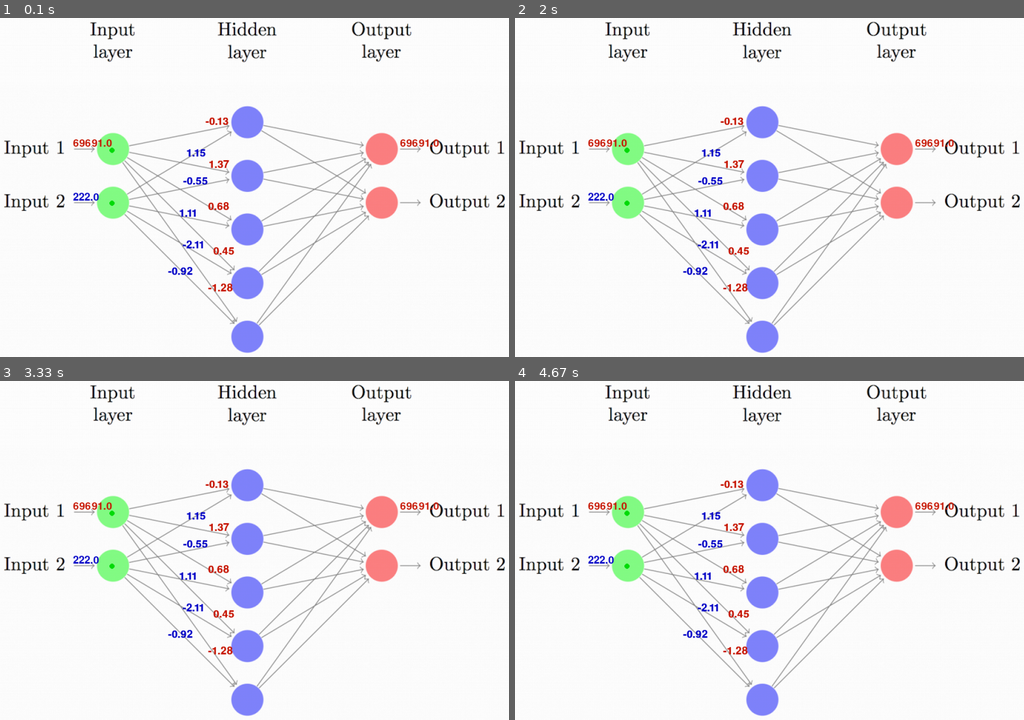
Above: before the commit, frames 1-4 (two rows, left to right).
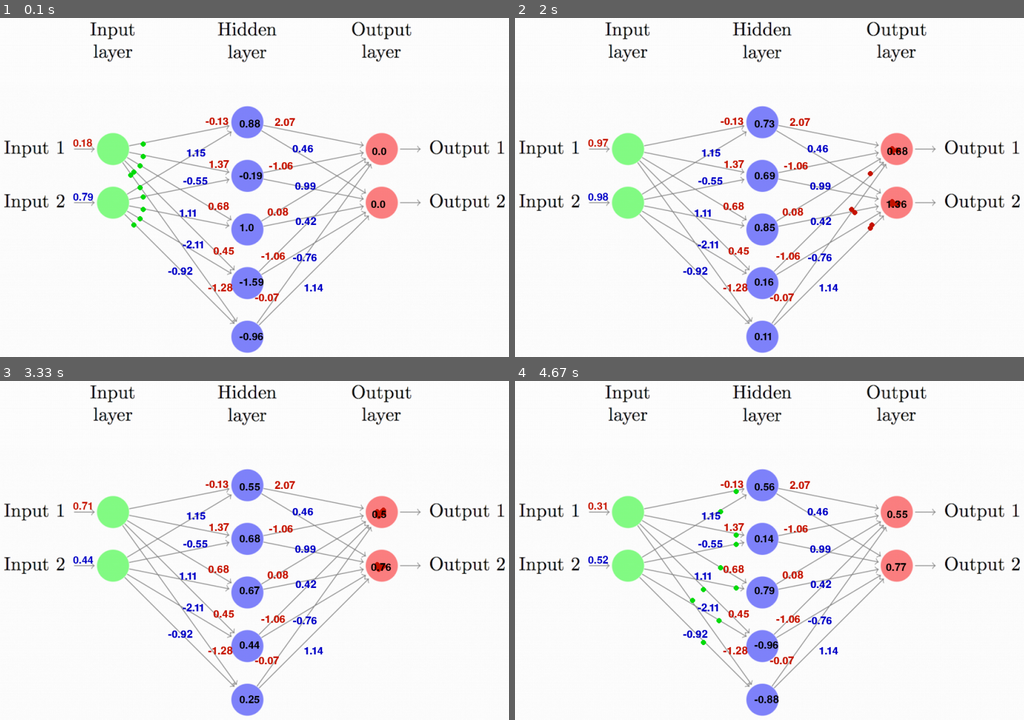
Above: after the commit, the same moments.

Repository: ElliotVilhelm/NeuralNetVisualization
Game: pygame game, started from Neural_Sim.py
Two runs of this game, one before a commit and one after it. Both use one fixed random seed, a clock stepped at 60 frames per second and the inputs below.
Inputs:
- Up to frame 1 (0.1 s): no input
- Up to frame 2 (2 s): no input
- Up to frame 3 (3.33 s): no input
- Up to frame 4 (4.67 s): no input

The runs differ from the first frame. In frame 1, 1.4% of the frame differs, in the area x 14-87%, y 29-96%; in frame 2, 1.4%; in frame 3, 1.4%; in frame 4, 1.5%.

Commit message:
COMM1T IS L1T

Diff:
--- /dev/null
+++ b/NN_Coordinates.py
@@ -0,0 +1,46 @@
+FPS = 30
+SCREEN_WIDTH = 1100
+SCREEN_HEIGHT = 700
+SCREEN_SIZE = (SCREEN_WIDTH, SCREEN_HEIGHT)
+NEURON_SIZE = 50
+RED = (200, 20, 0)
+GREEN = (0, 220, 10)
+BLUE = (0, 0, 200)
+BLACK = (0,0,0)
+
+
+
+
+# CONSTANTS
+# yes its hard coded what did you think >.<
+C_1_1_1 = [[235,255],[495,202],[754,254]]
+C_1_1_2 = [[235,255],[495,202],[754,358]]
+C_1_2_1 = [[235,255],[495,306],[754,358]]
+C_1_2_2 = [[235,255],[495,306],[754,358]]
+C_1_3_1 = [[235,255],[495,410],[754,255]]
+C_1_3_2 = [[235,255],[495,410],[754,358]]
+C_1_4_1 = [[235,255],[495,514],[754,254]]
+C_1_4_2 = [[235,255],[495,514],[754,358]]
+C_1_5_1 = [[235,255],[495,617],[754,254]]
+C_1_5_2 = [[235,255],[495,617],[754,358]]
+
+C_2_1_1 = [[235,357],[495,202],[754,254]]
+C_2_1_2 = [[235,357],[495,202],[754,358]]
+C_2_2_1 = [[235,357],[495,306],[754,358]]
+C_2_2_2 = [[235,357],[495,306],[754,358]]
+C_2_3_1 = [[235,357],[495,410],[754,254]]
+C_2_3_2 = [[235,357],[495,410],[754,358]]
+C_2_4_1 = [[235,357],[495,514],[754,254]]
+C_2_4_2 = [[235,357],[495,514],[754,358]]
+C_2_5_1 = [[235,357],[495,617],[754,254]]
+C_2_5_2 = [[235,357],[495,617],[754,358]]
+
+
+W1_C_1 = [[415,190],[421,273],[420,354],[430,440],[420,511]]
+W1_C_2 = [[378,251],[372,305],[364,367],[371,428],[343,479]]
+W2_C_1 = [[548,192],[537,276],[534,365],[522,450],[510,530]]
+W2_C_2 = [[582,243],[587,315],[588,383],[583,453],[604,511]]
+
+
+HIDDEN_C = [[480,195],[480,295],[480,395],[480,500],[480,605]]
+OUT_C = [[735,248],[733,350]]
--- a/Neural_Sim.py
+++ b/Neural_Sim.py
@@ -2,6 +2,7 @@
 import time
 import math
 import numpy as np
+import NN_Coordinates as cd
 FPS = 30
 SCREEN_WIDTH = 1100
 SCREEN_HEIGHT = 700
@@ -11,91 +12,91 @@
 GREEN = (0, 220, 10)
 BLUE = (0, 0, 200)
 BLACK = (0,0,0)
-# yes its hard coded what did you think >.<
-C_1_1_1 = [[235,255],[495,202],[754,254]]
-C_1_1_2 = [[235,255],[495,202],[754,358]]
-C_1_2_1 = [[235,255],[495,306],[754,358]]
-C_1_2_2 = [[235,255],[495,306],[754,358]]
-C_1_3_1 = [[235,255],[495,410],[754,255]]
-C_1_3_2 = [[235,255],[495,410],[754,358]]
-C_1_4_1 = [[235,255],[495,514],[754,254]]
-C_1_4_2 = [[235,255],[495,514],[754,358]]
-C_1_5_1 = [[235,255],[495,617],[754,254]]
-C_1_5_2 = [[235,255],[495,617],[754,358]]
-
-C_2_1_1 = [[235,357],[495,202],[754,254]]
-C_2_1_2 = [[235,357],[495,202],[754,358]]
-C_2_2_1 = [[235,357],[495,306],[754,358]]
-C_2_2_2 = [[235,357],[495,306],[754,358]]
-C_2_3_1 = [[235,357],[495,410],[754,254]]
-C_2_3_2 = [[235,357],[495,410],[754,358]]
-C_2_4_1 = [[235,357],[495,514],[754,254]]
-C_2_4_2 = [[235,357],[495,514],[754,358]]
-C_2_5_1 = [[235,357],[495,617],[754,254]]
-C_2_5_2 = [[235,357],[495,617],[754,358]]
-
-X = np.array([[69691,222],[2,2],[1.1,2.2]])
-print("X: ", X)
-
-W1_C_1 = [[415,190],[421,273],[420,354],[430,440],[420,511]]
-W1_C_2 = [[378,251],[372,305],[364,367],[371,428],[343,479]]
-
+
+##########      DATA     ##################
+X = np.round(np.random.rand(20,2),2)
+
+
+##########  SIMULATION   ##################
 class Sim(object):
     def __init__(self, screen):
         self.run_sim = True
-        self.input_layer = []
-        # self.initialize_display(screen)
-
+        self.show_Weights = True
+        self.clear = True
+        self.f_stage = 0
+        self.input_pos = 0
+        self.initialize_display(screen)
+
+        self.NN = Neural_Network()
+
+    def initialize_display(self, sceen):
+        self.small_font = pygame.font.SysFont(None, 30)
         self.BackGround = Background('nn.png', [0,0])
-        self.Blobs =[Blob(C_1_1_1), Blob(C_1_1_2)]
-        self.Blobs.extend((Blob(C_1_2_1),Blob(C_1_2_2)))
-        self.Blobs.extend((Blob(C_1_3_1),Blob(C_1_3_2)))
-        self.Blobs.extend((Blob(C_1_4_1),Blob(C_1_4_2)))
-        self.Blobs.extend((Blob(C_1_5_1),Blob(C_1_5_2)))
-        self.Blobs.extend((Blob(C_2_1_1),Blob(C_2_1_2)))
-        self.Blobs.extend((Blob(C_2_2_1),Blob(C_2_2_2)))
-        self.Blobs.extend((Blob(C_2_3_1),Blob(C_2_3_2)))
-        self.Blobs.extend((Blob(C_2_4_1),Blob(C_2_4_2)))
-        self.Blobs.extend((Blob(C_2_5_1),Blob(C_2_5_2)))
-        self.clear = True
-
-        self.NN = Neural_Network()
-        self.show_Weights = True
-        self.small_font = pygame.font.SysFont(None, 30)
-
-
-
+
+        self.Blobs =[Blob(cd.C_1_1_1), Blob(cd.C_1_1_2)]
+        self.Blobs.extend((Blob(cd.C_1_2_1),Blob(cd.C_1_2_2)))
+        self.Blobs.extend((Blob(cd.C_1_3_1),Blob(cd.C_1_3_2)))
+        self.Blobs.extend((Blob(cd.C_1_4_1),Blob(cd.C_1_4_2)))
+        self.Blobs.extend((Blob(cd.C_1_5_1),Blob(cd.C_1_5_2)))
+        self.Blobs.extend((Blob(cd.C_2_1_1),Blob(cd.C_2_1_2)))
+        self.Blobs.extend((Blob(cd.C_2_2_1),Blob(cd.C_2_2_2)))
+        self.Blobs.extend((Blob(cd.C_2_3_1),Blob(cd.C_2_3_2)))
+        self.Blobs.extend((Blob(cd.C_2_4_1),Blob(cd.C_2_4_2)))
+        self.Blobs.extend((Blob(cd.C_2_5_1),Blob(cd.C_2_5_2)))
 
     def process_events(self, screen):
-
         if self.run_sim is True:
-
+            self.display_frame(screen)
             for blob in enumerate(self.Blobs):
                 blob[1].move()
-
-            self.display_frame(screen)
             for event in pygame.event.get():
                 if event.type is pygame.KEYDOWN:
                     if event.key is pygame.K_x:
                         # pygame.display.quit()
                         pygame.quit()
-                    if event.key is pygame.K_g:
-
-                        if self.clear is True:
-                            for blob in enumerate(self.Blobs):
-                                blob[1].step = True
-                                blob[1].move()
-                            self.NN.forward_W1(X[0,:])
-
-
+                    # if event.key is pygame.K_g:
+                    #     if self.clear is True:
+                    #         if self.f_stage is 0 or self.f_stage is 2:
+                    #             for blob in enumerate(self.Blobs):
+                    #                 blob[1].step = True
+                    #                 blob[1].move()
+                    #         self.f_stage += 1
+                    #         self.NN.forward_step(self.f_stage, X[self.input_pos,:])
+                    #         print("f_stage: ", self.f_stage)
+                    #         if self.f_stage is 5:
+                    #             for blob in enumerate(self.Blobs):
+                    #                 blob[1].Reset = True
+                    #             self.f_stage = 0
+                    #             self.input_pos += 1
+
+            if self.clear is True:
+
+                if self.f_stage is 0 or self.f_stage is 2:
+                    #time.sleep(1)
+                    for blob in enumerate(self.Blobs):
+                        blob[1].step = True
+                        blob[1].move()
+
+
+                self.f_stage += 1
+                print("f_stage: ", self.f_stage)
+                if self.f_stage is 5:
+                    for blob in enumerate(self.Blobs):
+                        blob[1].Reset = True
+                    self.f_stage = 0
+                    self.input_pos += 1
+
+            self.clear = True
             for blob in enumerate(self.Blobs):
                 if blob[1].step is True:
                     self.clear = False
-                else:
-                    self.clear = True
-
+
+        self.NN.forward_step(self.f_stage, X[self.input_pos, :])
 
         pygame.display.flip()
+
+    #######################################
+
     def display_frame(self, screen):
         screen.fill([255, 255, 255])
         screen.blit(self.BackGround.image, self.BackGround.rect)
@@ -105,19 +106,33 @@
 
         if self.show_Weights is True:
             # draw inputs
-            screen.blit(self.small_font.render(str(X[self.NN.input_number,0]), True, RED), [160,232])
-            screen.blit(self.small_font.render(str(X[self.NN.input_number,1]), True, BLUE), [160,336])
+            screen.blit(self.small_font.render(str(X[self.input_pos,0]), True, RED), [160,232])
+            screen.blit(self.small_font.render(str(X[self.input_pos,1]), True, BLUE), [160,336])
             for i in range(self.NN.input_layer_size):
                 for j in range(self.NN.hidden_layer_size):
-                    # draw first input weights
-                    screen.blit(self.small_font.render(str(round(self.NN.W1[0,j], 2)), True, RED), W1_C_1[j])
-                    # draw second input weights
-                    screen.blit(self.small_font.render(str(round(self.NN.W1[1,j], 2)), True, BLUE), W1_C_2[j])
-           # draw outputs ** INSERT TRUE OUTPUTS
-            screen.blit(self.small_font.render(str(X[self.NN.input_number,0]), True, RED), [789,232])
-            screen.blit(self.small_font.render(str(X[self.NN.input_number,1]), True, BLUE), [791,3364])
+                    # draw input weights
+                    screen.blit(self.small_font.render(str(round(self.NN.W1[0,j], 2)), True, RED), cd.W1_C_1[j])
+                    screen.blit(self.small_font.render(str(round(self.NN.W1[1,j], 2)), True, BLUE), cd.W1_C_2[j])
+                    screen.blit(self.small_font.render(str(round(self.NN.W2[j,0], 2)), True, RED), cd.W2_C_1[j])
+                    screen.blit(self.small_font.render(str(round(self.NN.W2[j,1], 2)), True, BLUE), cd.W2_C_2[j])
+
+            # Show Hidden Layer Values
+            for i in range(len(self.NN.z2)):
+                screen.blit(self.small_font.render(str(np.round(self.NN.z2[i], 2)), True, BLACK), cd.HIDDEN_C[i])
+
+            for i in range(len(self.NN.z3)):
+                screen.blit(self.small_font.render(str(np.round(self.NN.z3[i], 2)), True, BLACK), cd.OUT_C[i])
+
+##############################################################################
+##############################################################################
+
+
+##############################################################################
+##############################################################################
+
 class Blob(object):
     def __init__(self, cordinates, color=None):
+        self.Reset = False
         if color is None:
             self.color = GREEN
         else:
@@ -127,26 +142,30 @@
         self.current_pos = list(self.cordinates[0])
         self.next_pos = 1
         self.step = False
+        # step means I am nid cordinates waiting for a move stage
 
     def move(self):
-
-        delta_x = self.cordinates[self.next_pos][0]-self.current_pos[0]
-        delta_y = self.cordinates[self.next_pos][1]-self.current_pos[1]
-        displacement_vector = np.array([delta_x, delta_y])
-        unit_vector = displacement_vector/np.sqrt(np.sum(displacement_vector**2))*10
-        dx = int(round(unit_vector[0]))
-        dy = int(round(unit_vector[1]))
-
         if self.step is True:
-
-            self.current_pos[0] += dx*2
-            self.current_pos[1] += dy*2
+            delta_x = self.cordinates[self.next_pos][0]-self.current_pos[0]
+            delta_y = self.cordinates[self.next_pos][1]-self.current_pos[1]
+            displacement_vector = np.array([delta_x, delta_y])
+            unit_vector = displacement_vector/np.sqrt(np.sum(displacement_vector**2))*10
+            dx = int(round(unit_vector[0]))
+            dy = int(round(unit_vector[1]))
+
+
+            self.current_pos[0] += dx*3
+            self.current_pos[1] += dy*3
         if abs(self.current_pos[0]-self.cordinates[self.next_pos][0]) < 15:
             if abs(self.current_pos[1]-self.cordinates[self.next_pos][1]) < 15:
                 self.step = False
                 if self.next_pos is len(self.cordinates)-1:
-                    self.current_pos = list(self.cordinates[0])
-                    self.next_pos = 1
+                    # STOP
+                    if self.Reset is True:
+
+                        self.current_pos = list(self.cordinates[0])
+                        self.next_pos = 1
+                        self.Reset = False # I have been reset
                 else:
                     self.next_pos += 1
     def draw(self,screen):
@@ -163,6 +182,19 @@
         self.rect = self.image.get_rect()
         self.rect.left, self.rect.top = location
 
+
+
+
+
+
+
+
+##############################################################################
+##############################################################################
+##############################################################################
+
+
+##############################################################################
 class Neural_Network(object):
     def __init__(self):
         self.input_layer_size = 2
@@ -171,6 +203,8 @@
 
         self.W1 = np.random.randn(self.input_layer_size, self.hidden_layer_size)
         self.W2 = np.random.randn(self.hidden_layer_size, self.output_layer_size)
+        self.z2 = np.zeros(5)
+        self.z3 = np.zeros(2)
 
         self.input_number = 0
     def forward(self, X):
@@ -179,12 +213,36 @@
         self.z3 = np.dot(self.a2, self.W2)
         yHat = self.sigmoid(self.z3)
         return yHat
-    def forward_W1(self, X):
-        self.z2 = np.dot(X, self.W1)
-        return self.z2
+    def forward_step(self, stage, X):
+        if stage is 1:
+            print("stage 1 dot input w/ weight 1")
+            self.z2 = np.dot(X, self.W1)
+            print(self.z2)
+            return self.z2
+        if stage is 2:
+            # let z2 be our a2
+            self.z2 = self.sigmoid(self.z2)
+        if stage is 3:
+            # z2 has had the activation function applied thus z2 = a2
+            self.z3 = np.dot(self.z2, self.W2)
+        if stage is 4:
+            # let z3 represent our y hat these substitutions are done to make the simulation easier
+            self.z3 = self.sigmoid(self.z3)
+
 
     def sigmoid(self, z):
         return 1/(1+np.exp(-z))
+
+##############################################################################
+##############################################################################
+##############################################################################
+
+
+
+
+
+##############################################################################
+##############################################################################
 
 def main():
     pygame.init()
@@ -203,5 +261,4 @@
     print(yhat)
     print(NN.W1)
 
-
 main()
--- /dev/null
+++ b/Neural_small.py
@@ -0,0 +1,137 @@
+import pygame
+import time
+import math
+import numpy as np
+FPS = 60
+SCREEN_WIDTH = 1100
+SCREEN_HEIGHT = 700
+SCREEN_SIZE = (SCREEN_WIDTH, SCREEN_HEIGHT)
+NEURON_SIZE = 50
+RED = (200, 20, 0)
+GREEN = (0, 220, 10)
+
+# yes its hard coded what did you think >.<
+C_1_1_1 = [[236,251],[495,202],[754,254]]
+C_1_1_2 = [[235,254],[496,203],[751,356]]
+C_1_2_1 = [[235,255],[496,304],[754,358]]
+C_1_2_2 = [[237,254],[494,306],[750,359]]
+C_1_3_1 = [[236,256],[495,411],[753,255]]
+C_1_3_2 = [[234,256],[495,410],[752,358]]
+C_1_4_1 = [[236,253],[495,514],[754,254]]
+C_1_4_2 = [[234,255],[493,513],[754,357]]
+C_1_5_1 = [[235,252],[496,617],[753,254]]
+C_1_5_2 = [[234,255],[493,617],[754,357]]
+
+C_2_1_1 = [[236,357],[495,202],[754,254]]
+C_2_1_2 = [[235,357],[496,203],[751,356]]
+C_2_2_1 = [[235,357],[496,304],[754,358]]
+C_2_2_2 = [[237,357],[494,306],[750,359]]
+C_2_3_1 = [[236,357],[495,411],[753,255]]
+C_2_3_2 = [[234,357],[495,410],[752,358]]
+C_2_4_1 = [[236,357],[495,514],[754,254]]
+C_2_4_2 = [[234,357],[493,513],[754,357]]
+C_2_5_1 = [[235,357],[496,617],[753,254]]
+C_2_5_2 = [[234,357],[493,617],[754,357]]
+
+
+class Sim(object):
+    def __init__(self, screen):
+        self.run_sim = True
+        self.input_layer = []
+        # self.initialize_display(screen)
+
+        self.BackGround = Background('nn.png', [0,0])
+        self.Blobs =[Blob(C_1_1_1), Blob(C_1_1_2)]
+        self.Blobs.extend((Blob(C_1_2_1),Blob(C_1_2_2)))
+        self.Blobs.extend((Blob(C_1_3_1),Blob(C_1_3_2)))
+        self.Blobs.extend((Blob(C_1_4_1),Blob(C_1_4_2)))
+        self.Blobs.extend((Blob(C_1_5_1),Blob(C_1_5_2)))
+        self.Blobs.extend((Blob(C_2_1_1),Blob(C_2_1_2)))
+        self.Blobs.extend((Blob(C_2_2_1),Blob(C_2_2_2)))
+        self.Blobs.extend((Blob(C_2_3_1),Blob(C_2_3_2)))
+        self.Blobs.extend((Blob(C_2_4_1),Blob(C_2_4_2)))
+        self.Blobs.extend((Blob(C_2_5_1),Blob(C_2_5_2)))
+    def process_events(self, screen):
+        if self.run_sim is True:
+
+            for blob in enumerate(self.Blobs):
+                blob[1].move()
+
+            self.display_frame(screen)
+            for event in pygame.event.get():
+                if event.type is pygame.KEYDOWN:
+                    if event.key is pygame.K_x:
+                        # pygame.display.quit()
+                        pygame.quit()
+        pygame.display.flip()
+    def display_frame(self, screen):
+        screen.fill([255, 255, 255])
+        screen.blit(self.BackGround.image, self.BackGround.rect)
+        if self.run_sim is True:
+            for blob in enumerate(self.Blobs):
+                blob[1].draw(screen)
+class Blob(object):
+    def __init__(self, cordinates, color=None):
+        if color is None:
+            self.color = GREEN
+        else:
+            self.color = color
+
+        # cordinates : [[0,0],[100,100],[200, 100]]
+        self.cordinates = list(cordinates)
+        self.current_pos = list(self.cordinates[0])
+        self.next_pos = 1
+
+    def move(self):
+
+        delta_x = self.cordinates[self.next_pos][0]-self.current_pos[0]
+        delta_y = self.cordinates[self.next_pos][1]-self.current_pos[1]
+        displacement_vector = np.array([delta_x, delta_y])
+        unit_vector = displacement_vector/np.sqrt(np.sum(displacement_vector**2))*10
+        dx = int(round(unit_vector[0]))
+        dy = int(round(unit_vector[1]))
+
+        self.current_pos[0] += dx
+        self.current_pos[1] += dy
+        if abs(self.current_pos[0]-self.cordinates[self.next_pos][0]) < 10:
+            if abs(self.current_pos[1]-self.cordinates[self.next_pos][1]) < 10:
+                if self.next_pos is len(self.cordinates)-1:
+                    self.current_pos = list(self.cordinates[0])
+                    self.next_pos = 1
+                else:
+                    self.next_pos += 1
+    def draw(self,screen):
+        if self.next_pos > 1:
+            self.color = RED
+        else:
+            self.color = GREEN
+        pygame.draw.circle(screen, self.color, self.current_pos, 5, 5)
+
+class Background(pygame.sprite.Sprite):
+    def __init__(self, image_file, location):
+        pygame.sprite.Sprite.__init__(self)  #call Sprite initializer
+        self.image = pygame.image.load(image_file)
+        self.rect = self.image.get_rect()
+        self.rect.left, self.rect.top = location
+
+class Neural_Network(object):
+    def __init__(self):
+        self.input_layer_size = 2
+        self.hidden_layer_size = 5
+        self.output_layer_size = 2
+    def sigmoid(self):
+        pass
+
+def main():
+    pygame.init()
+    screen = pygame.display.set_mode(SCREEN_SIZE)
+    pygame.display.set_caption('~~Artificial Neural Network Visualization~~')
+    clock = pygame.time.Clock()
+    simulation = Sim(screen)
+    while simulation.run_sim is True:
+        simulation.process_events(screen)
+        simulation.display_frame(screen)
+        clock.tick(FPS)
+    pygame.quit()
+
+main()
Not shown, added: Neural_Network
